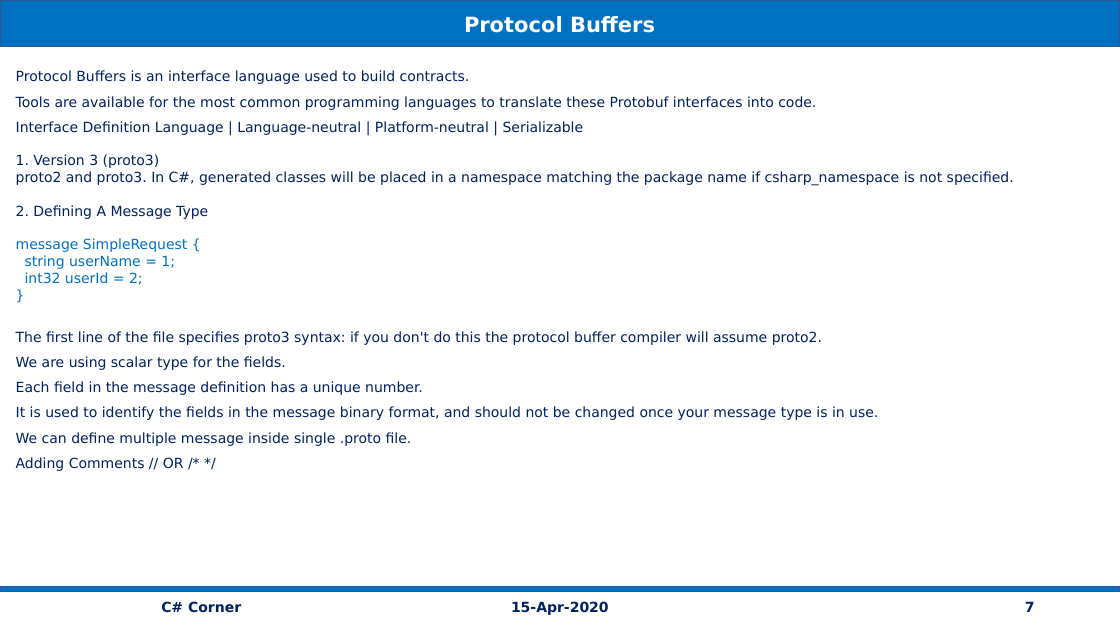
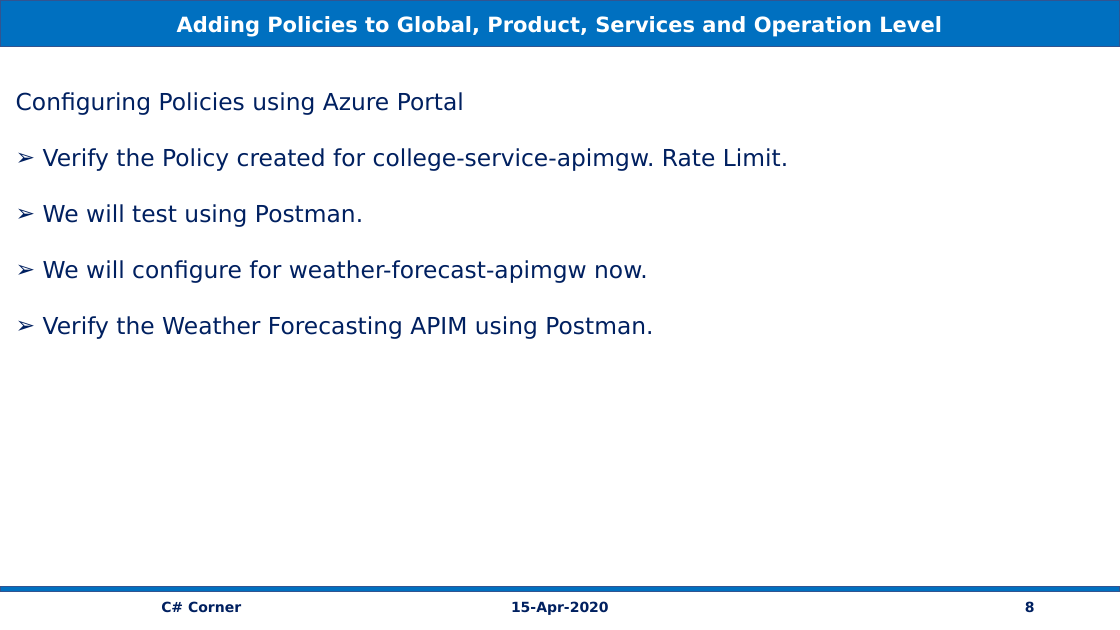
Before and after one commit to vishipayyallore/speaker_series, a slide deck: slide 8 of Azure/15Apr2020_BFF_ApiMgt/Documentation/BackEndForFrontEnd_AzureAPIMgt.pptx (slide 7 before the commit). Drawn at 1120x630 pixels with LibreOffice and Linux fonts; fonts in the diff are those of the drawing. Boxes give left, top, right and bottom in pixels: in the first picture for what was removed or moved away, otherwise in the second. Text is boxed around its words. In the diff, an @@ line names an element or a change of style, - is before the commit and + after.

```diff
--- a/Azure/15Apr2020_BFF_ApiMgt/Documentation/BackEndForFrontEnd_AzureAPIMgt.pptx
+++ b/Azure/15Apr2020_BFF_ApiMgt/Documentation/BackEndForFrontEnd_AzureAPIMgt.pptx
@@ text in rectangle at (177,16,942,37): text changed @@
-Protocol Buffers
+Adding Policies to Global, Product, Services and Operation Level
@@ text removed at (16,70,1014,471) @@
-Protocol Buffers is an interface language used to build contracts.
-Tools are available for the most common programming languages to translate these Protobuf interfaces into code.
-Interface Definition Language | Language-neutral | Platform-neutral | Serializable
-1. Version 3 (proto3)
-proto2 and proto3. In C#, generated classes will be placed in a namespace matching the package name if csharp_namespace is not specified.
-2. Defining A Message Type
-message SimpleRequest {
-string userName = 1;
-int32 userId = 2;
-}
-The first line of the file specifies proto3 syntax: if you don't do this the protocol buffer compiler will assume proto2.
-We are using scalar type for the fields.
-Each field in the message definition has a unique number.
-It is used to identify the fields in the message binary format, and should not be changed once your message type is in use.
-We can define multiple message inside single .proto file.
-Adding Comments // OR /* */
@@ text added at (16,92,788,339), 20 pt, text #002060 @@
+Configuring Policies using Azure Portal
+➢ Verify the Policy created for college-service-apimgw. Rate Limit.
+➢ We will test using Postman.
+➢ We will configure for weather-forecast-apimgw now.
+➢ Verify the Weather Forecasting APIM using Postman.
@@ page number at (1025,601,1035,612): text changed @@
-7
+8
```
Also in this commit, not shown: 5 other slides changed, 4 slides added, 5 slides removed, 1 other file.
